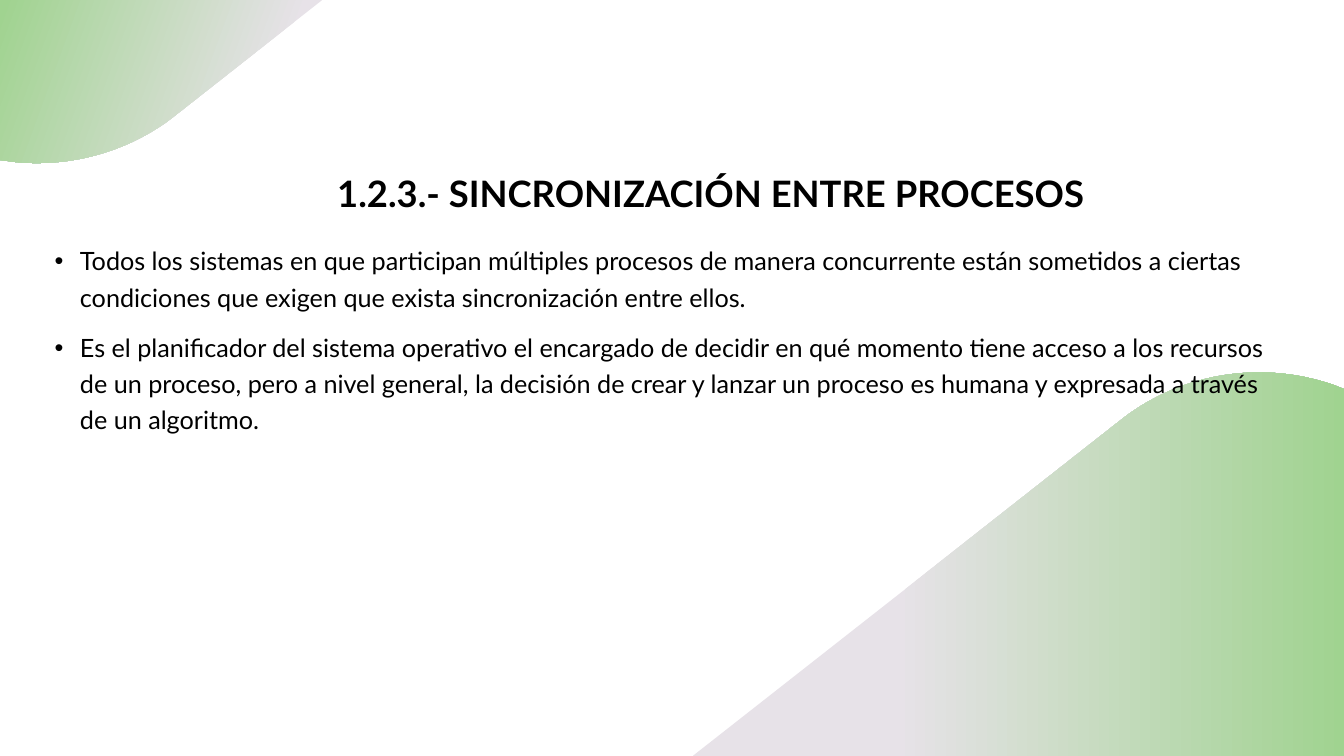
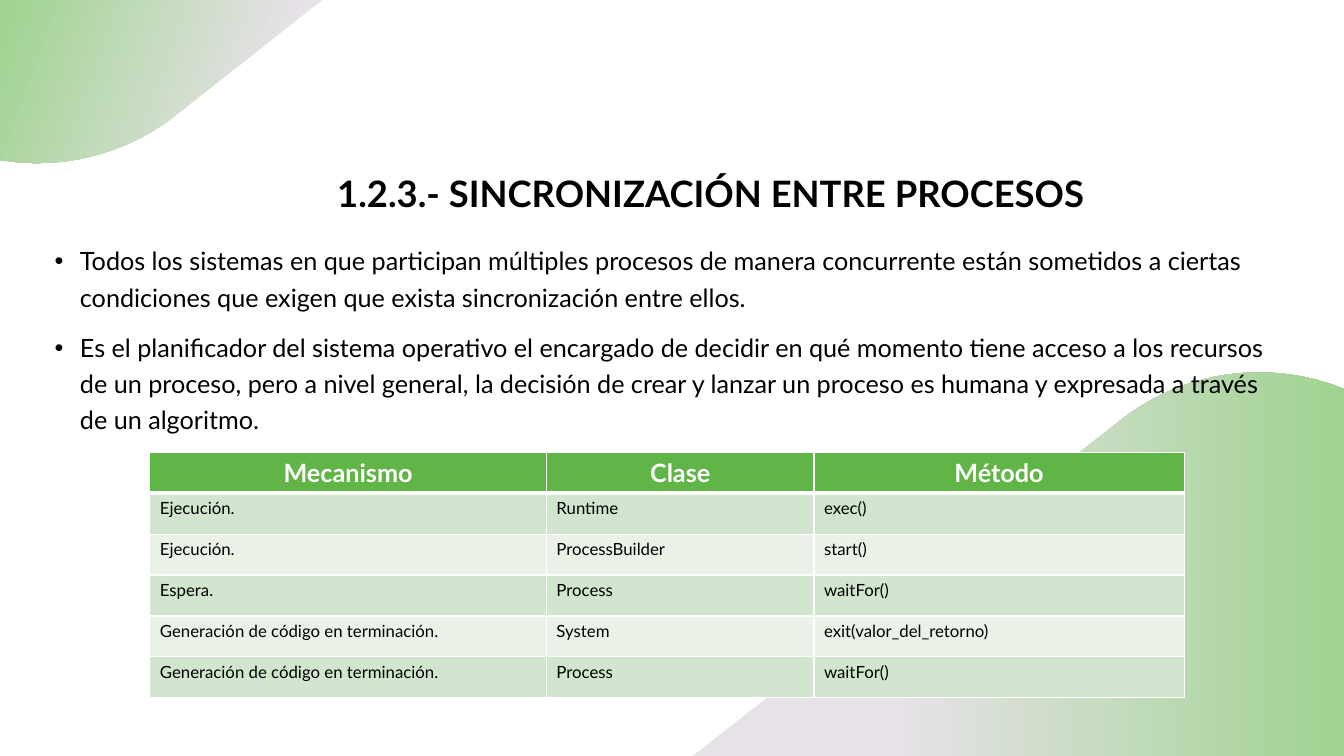
Before and after one commit to Terciodecuplo/DAMSecondYear, a slide deck: slide 25 of Modulos/PSP/Tema_1/Teoría Tema1.pptx. Drawn at 1344x756 pixels with LibreOffice and Linux fonts; fonts in the diff are those of the drawing. Boxes give left, top, right and bottom in pixels: in the first picture for what was removed or moved away, otherwise in the second. Text is boxed around its words. In the diff, an @@ line names an element or a change of style, - is before the commit and + after.

```diff
--- a/Modulos/PSP/Tema_1/Teoría Tema1.pptx
+++ b/Modulos/PSP/Tema_1/Teoría Tema1.pptx
@@ table added at box(150, 453, 1185, 698), 6 rows, 3 columns @@
+Mecanismo | Clase | Método
+Ejecución. | Runtime | exec()
+Ejecución. | ProcessBuilder | start()
+Espera. | Process | waitFor()
+Generación de código en terminación. | System | exit(valor_del_retorno)
+Generación de código en terminación. | Process | waitFor()
```
Also in this commit, not shown: 3 other slides changed, 8 other files.
